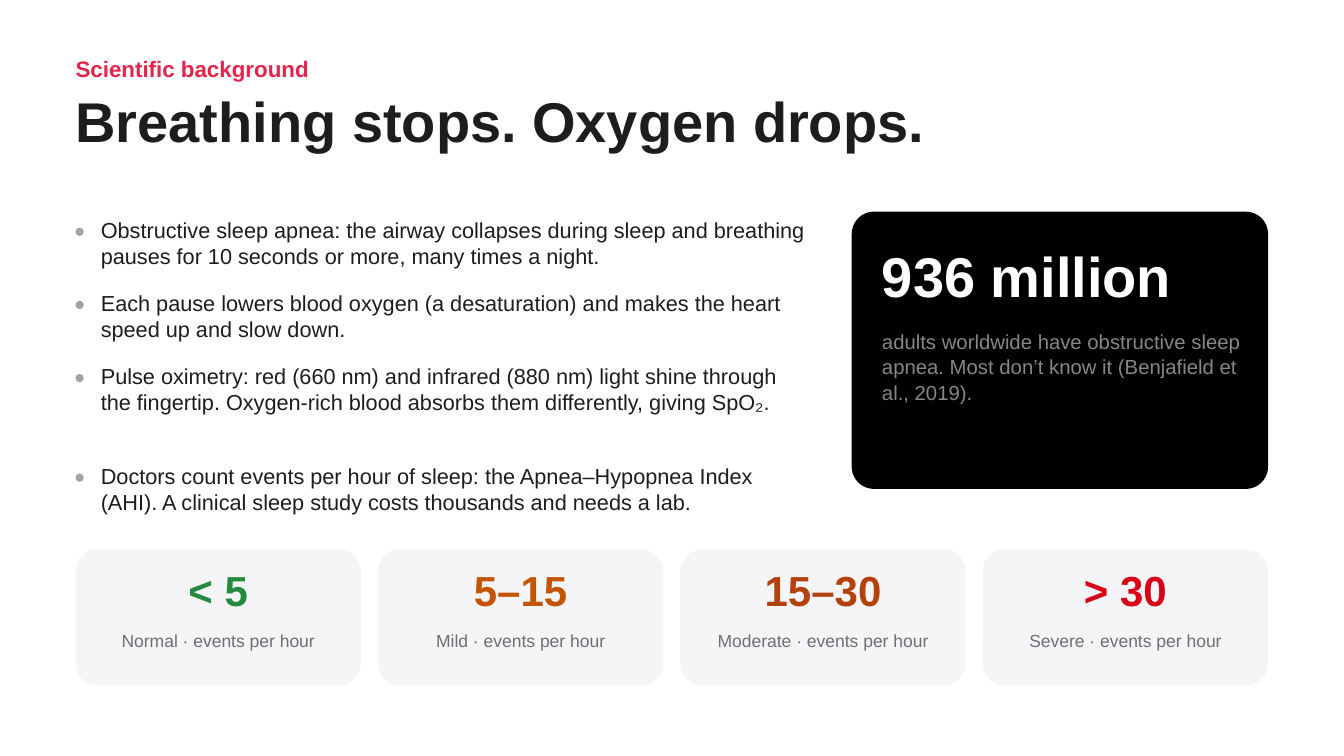
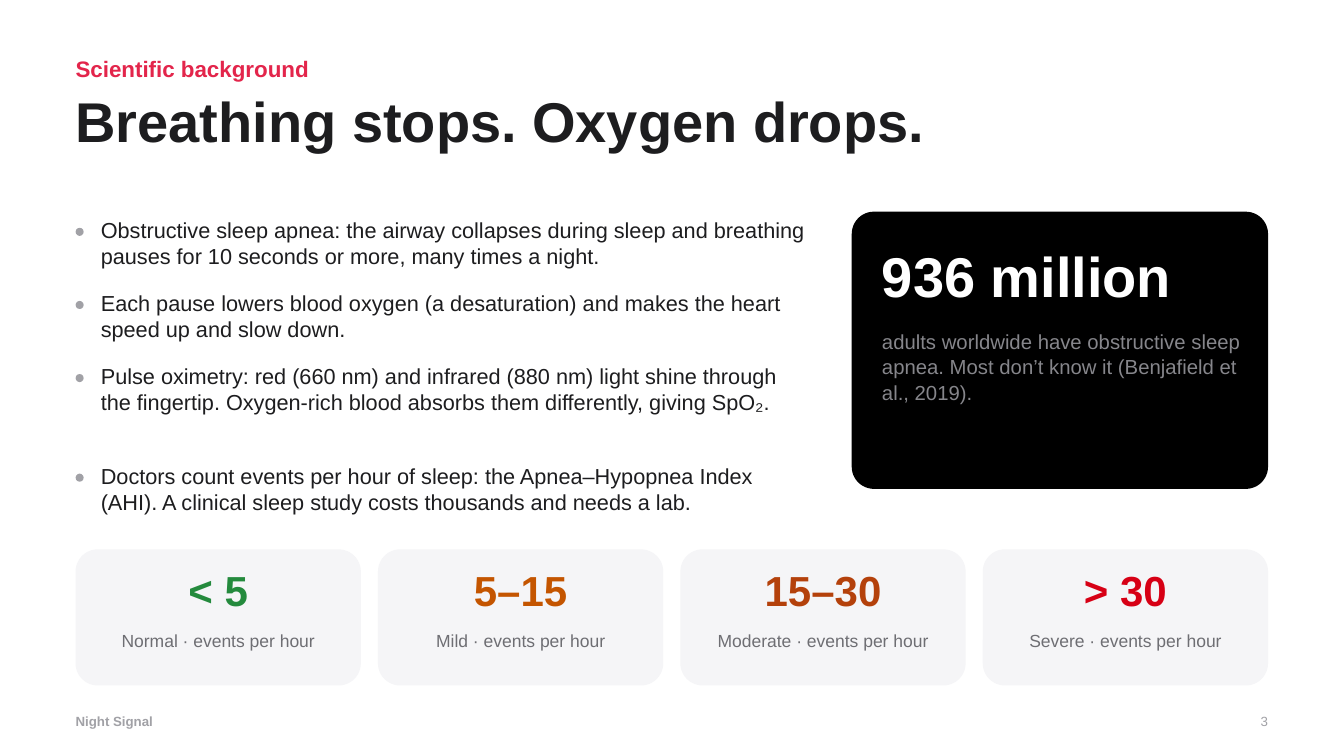
Before and after one commit to gabrielamamanestudent-wq/teetomivV2, a slide deck: slide 3 of science-fair/night-signal/Night_Signal_Presentation.pptx. Drawn at 1344x756 pixels with LibreOffice and Linux fonts; fonts in the diff are those of the drawing. Boxes give left, top, right and bottom in pixels: in the first picture for what was removed or moved away, otherwise in the second. Text is boxed around its words. In the diff, an @@ line names an element or a change of style, - is before the commit and + after.

```diff
--- a/science-fair/night-signal/Night_Signal_Presentation.pptx
+++ b/science-fair/night-signal/Night_Signal_Presentation.pptx
@@ text added at (x1=76, y1=716, x2=153, y2=729), 9.5 pt, text #A1A1A6, bold @@
+Night Signal
@@ text added at (x1=1261, y1=717, x2=1268, y2=726), 9.5 pt, text #A1A1A6 @@
+3
```
Also in this commit, not shown: 13 other slides changed, 8 other files.
